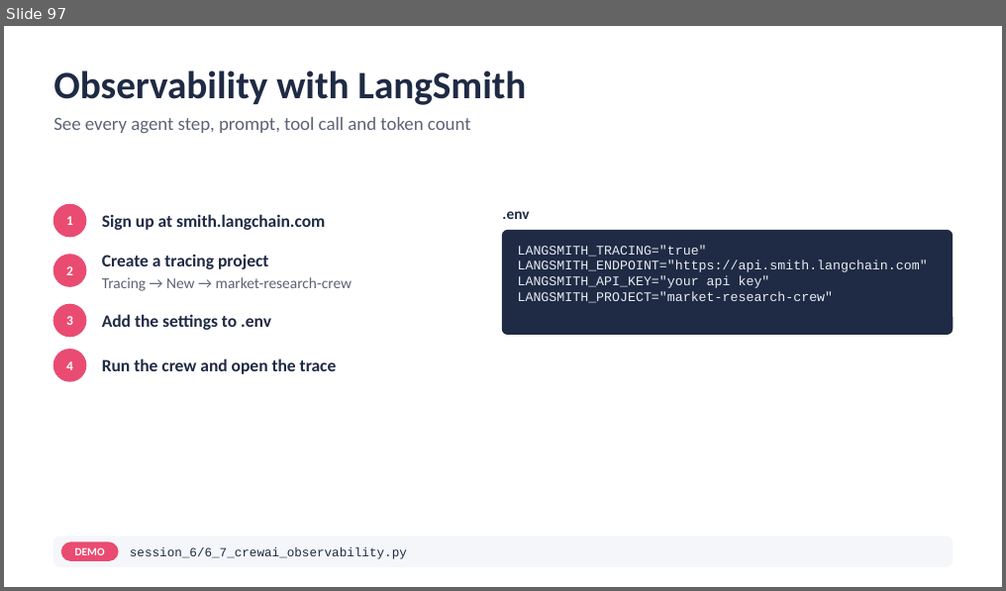
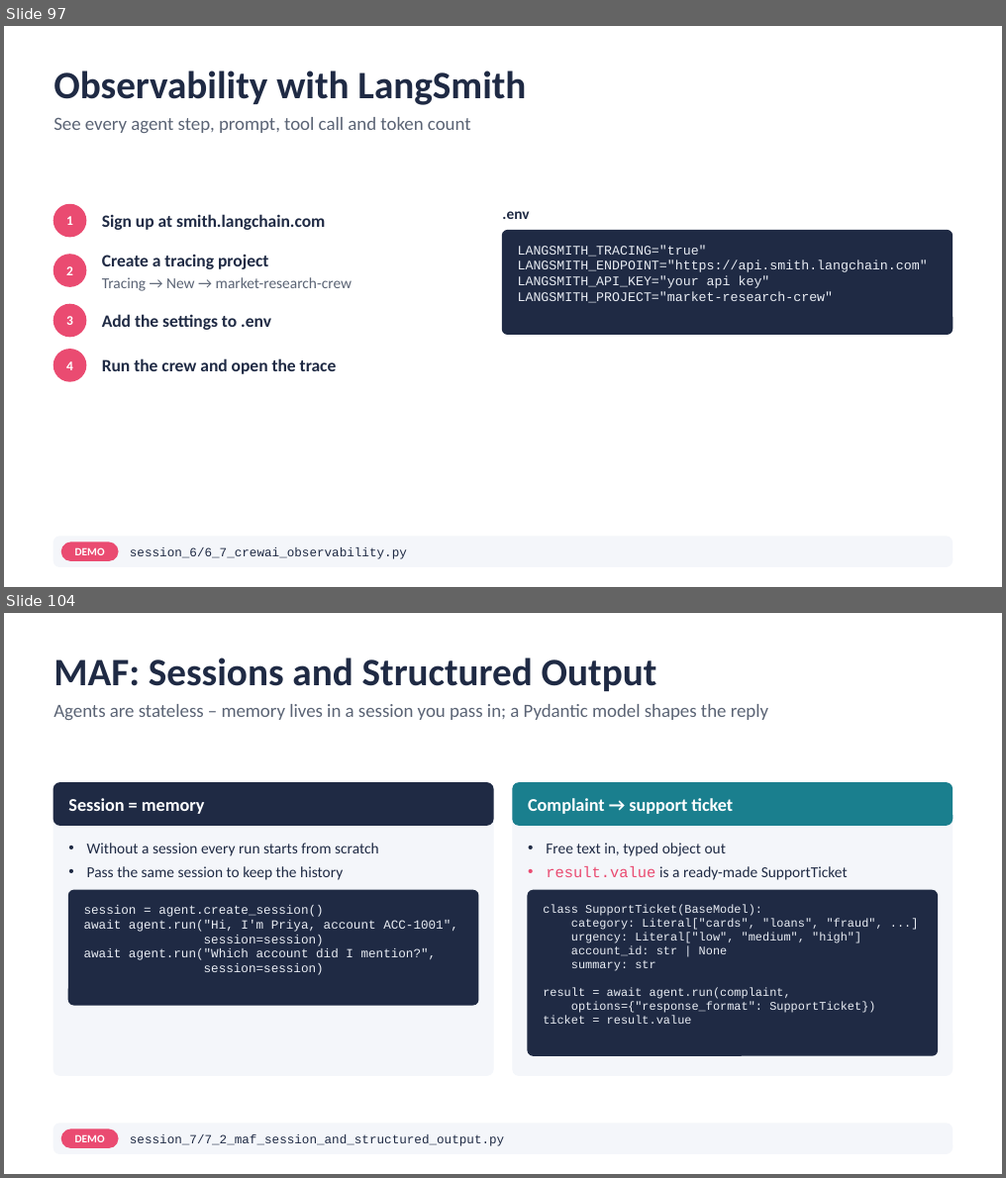
Before and after one commit to atulkahatecdac/agenticai, a slide deck: 16_PGP-Agentic/PGP_Agentic_AI.pptx. Shown one above the other, each under a label of ours: slide 97 before the commit, slides 97 and 104 after it; the slides between them are not shown. The pictures are 1006x591 and 1006x1178 pixels, drawn with LibreOffice and Linux fonts; fonts in the diff are those of the drawing. Boxes give left, top, right and bottom in pixels: in the first picture for what was removed or moved away, otherwise in the second. Text is boxed around its words. In the diff, an @@ line names an element or a change of style, - is before the commit and + after.

```diff
--- a/16_PGP-Agentic/PGP_Agentic_AI.pptx
+++ b/16_PGP-Agentic/PGP_Agentic_AI.pptx
@@ slide 104 added at bbox=[4, 613, 1002, 1174], background #FFFFFF @@
@@ title added at bbox=[54, 658, 657, 691], 28 pt, text #1F2A44, bold @@
+MAF: Sessions and Structured Output
@@ text added at bbox=[54, 704, 768, 720], 13.5 pt, text #5B6475 @@
+Agents are stateless – memory lives in a session you pass in; a Pydantic model shapes the reply
@@ rounded rectangle added at bbox=[54, 782, 493, 1075], fill #F4F6FA, outline #F4F6FA 1 pt @@
@@ rounded rectangle added at bbox=[54, 782, 493, 825], fill #1F2A44, outline #1F2A44 1 pt @@
@@ rounded rectangle added at bbox=[513, 782, 952, 1075], fill #F4F6FA, outline #F4F6FA 1 pt @@
@@ rounded rectangle added at bbox=[513, 782, 952, 825], fill #1A7F8E, outline #1A7F8E 1 pt @@
@@ text added at bbox=[68, 798, 205, 814], 13 pt, text #FFFFFF, bold @@
+Session = memory
@@ text added at bbox=[528, 798, 733, 814], 13 pt, text #FFFFFF, bold @@
+Complaint → support ticket
@@ text added at bbox=[87, 843, 378, 880], 11 pt, text #1F2A44 @@
+• Without a session every run starts from scratch
+• Pass the same session to keep the history
@@ text added at bbox=[546, 843, 847, 880], 11 pt, text #1F2A44 @@
+• Free text in, typed object out
+• result.value is a ready-made SupportTicket
@@ rounded rectangle added at bbox=[69, 890, 478, 1005], fill #1F2A44, outline #1F2A44 1 pt @@
@@ text added at bbox=[84, 905, 458, 975], 9 pt, text #E8ECF3 @@
+session = agent.create_session()
+await agent.run("Hi, I'm Priya, account ACC-1001",
+session=session)
+await agent.run("Which account did I mention?",
+session=session)
@@ rounded rectangle added at bbox=[528, 890, 937, 1056], fill #1F2A44, outline #1F2A44 1 pt @@
@@ text added at bbox=[543, 905, 883, 1024], 8.5 pt, text #E8ECF3 @@
+class SupportTicket(BaseModel):
+category: Literal["cards", "loans", "fraud", ...]
+urgency: Literal["low", "medium", "high"]
+account_id: str | None
+summary: str
+result = await agent.run(complaint,
+options={"response_format": SupportTicket})
+ticket = result.value
@@ rounded rectangle added at bbox=[54, 1124, 952, 1154], fill #F4F6FA, outline #F4F6FA 1 pt @@
@@ rounded rectangle added at bbox=[61, 1130, 118, 1148], fill #EA4B71, outline #EA4B71 1 pt @@
@@ text added at bbox=[75, 1135, 105, 1143], 8 pt, text #FFFFFF, bold @@
+DEMO
@@ text added at bbox=[130, 1135, 504, 1147], 9 pt, text #1F2A44 @@
+session_7/7_2_maf_session_and_structured_output.py
```
Also in this commit, not shown: 4 slides changed, 18 other slides added, 10 slides removed, 31 other files.
